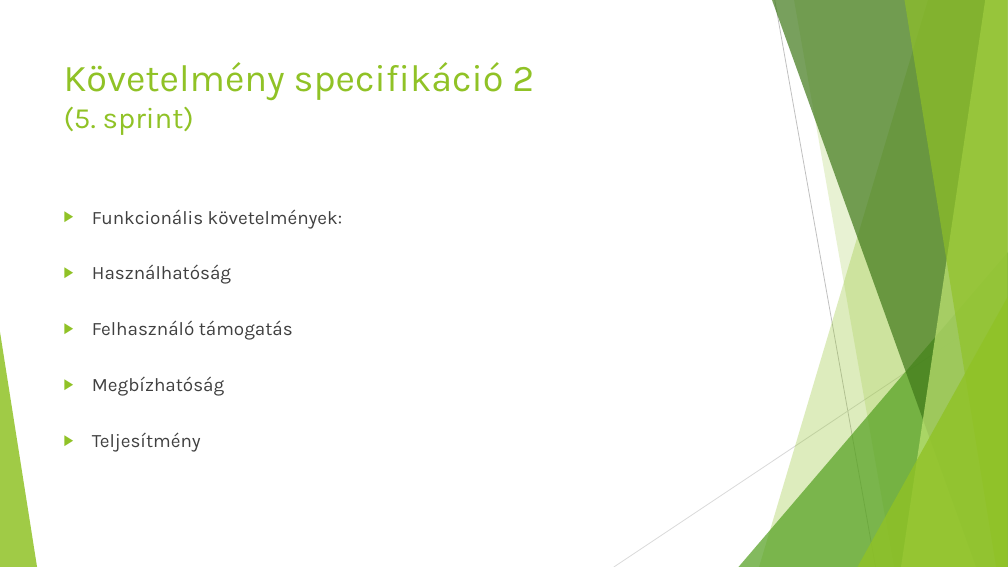
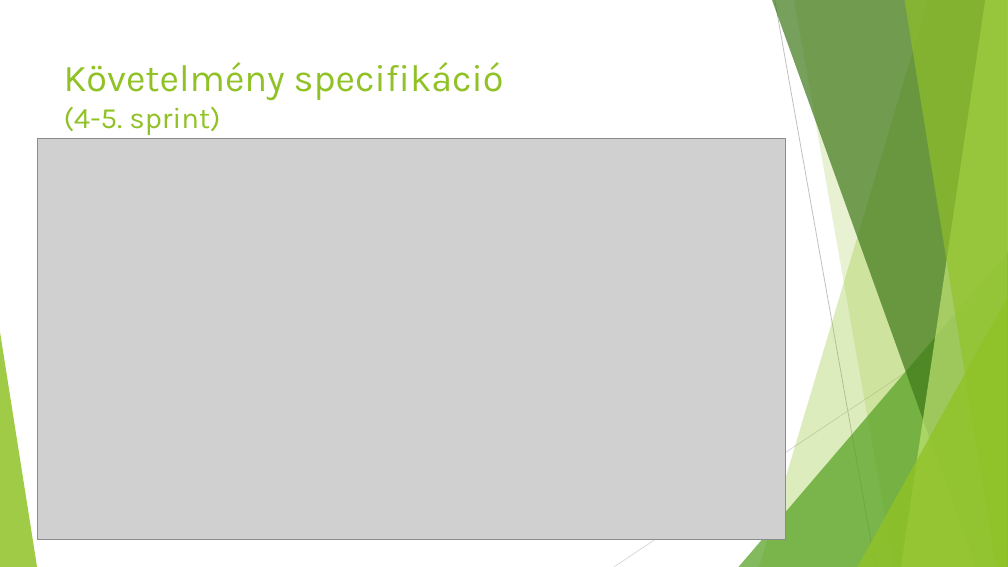
Before and after one commit to BotiD3/rejtely, a slide deck: slide 9 of Rejtély.pptx (slide 6 before the commit). Drawn at 1008x567 pixels with LibreOffice and Linux fonts; fonts in the diff are those of the drawing; grey boxes stand for pictures. Boxes give left, top, right and bottom in pixels: in the first picture for what was removed or moved away, otherwise in the second. Text is boxed around its words. In the diff, an @@ line names an element or a change of style, - is before the commit and + after.

```diff
--- a/Rejtély.pptx
+++ b/Rejtély.pptx
@@ title at <box>64,62,504,135</box>: text changed @@
-Követelmény specifikáció 2
-(5. sprint)
+Követelmény specifikáció
+(4-5. sprint)
@@ picture added at <box>38,138,785,540</box> @@
@@ text removed at <box>92,209,342,452</box> @@
-▶ Funkcionális követelmények:
-▶ Használhatóság
-▶ Felhasználó támogatás
-▶ Megbízhatóság
-▶ Teljesítmény
```
Also in this commit, not shown: 3 other slides changed, 8 slides added, 2 other files.
